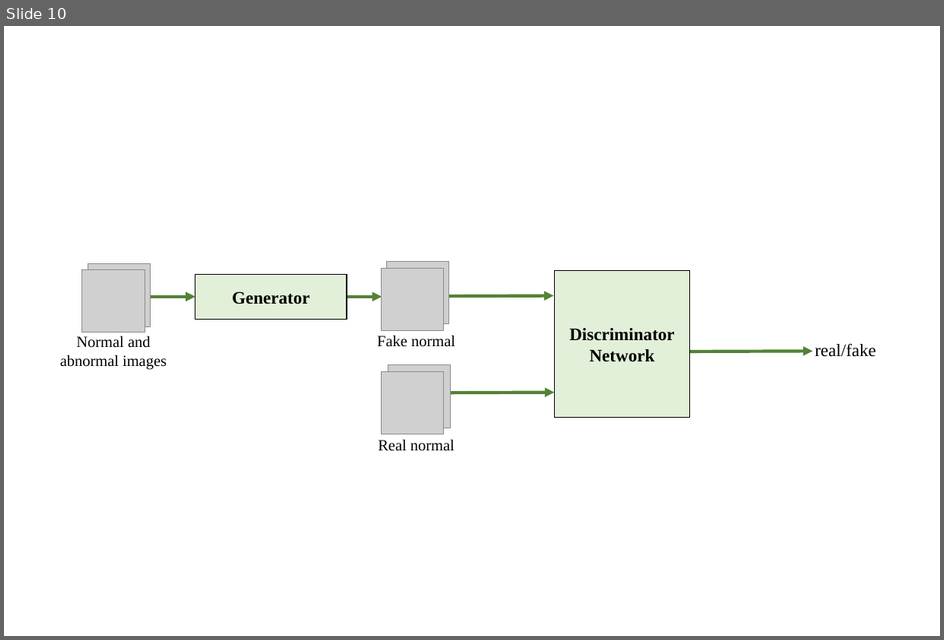
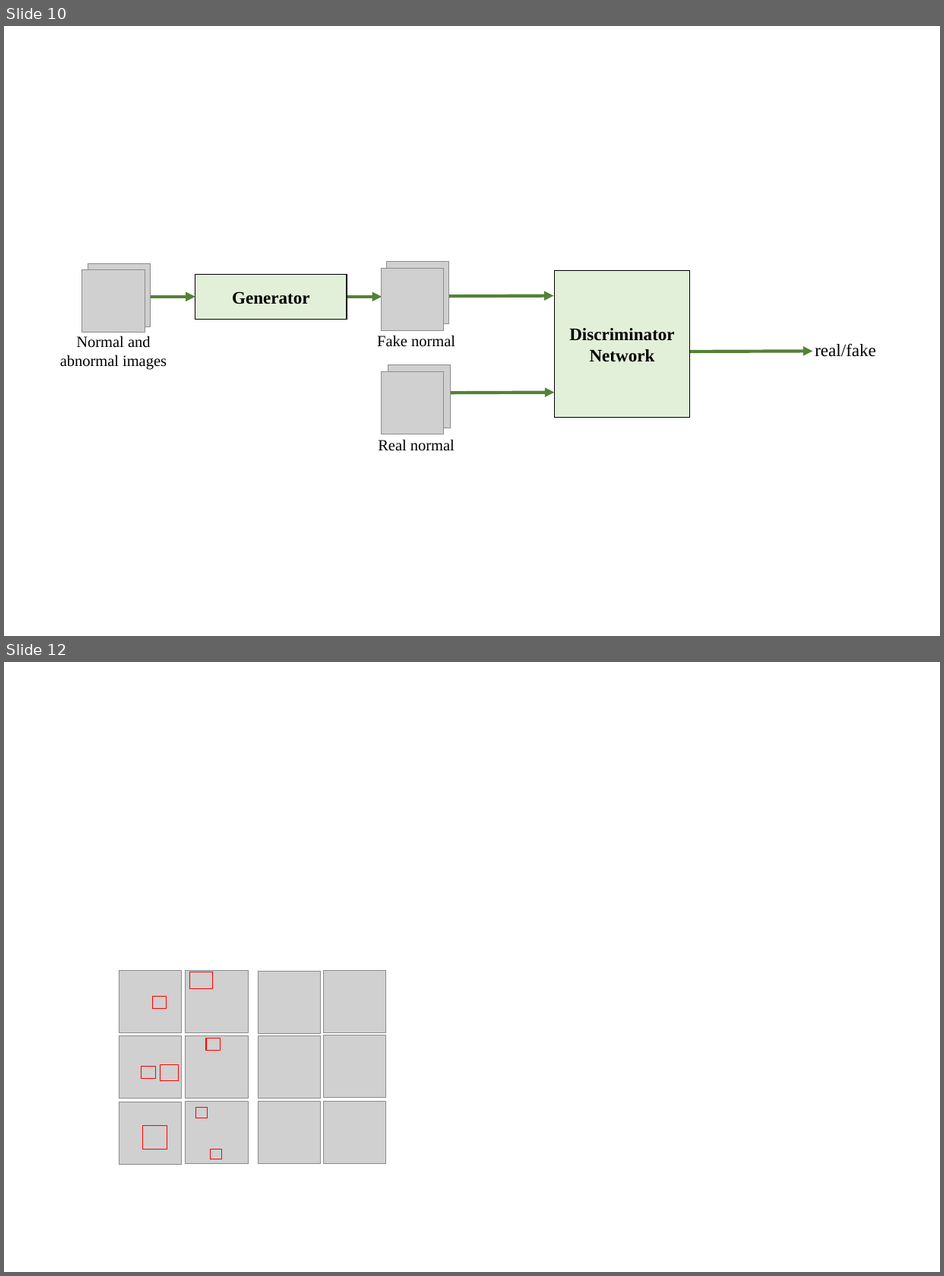
Before and after one commit to zhangrong1722/sysu_graduation_paper, a slide deck: LaTeX/MacOs系统/figure/all_figures.pptx. Shown one above the other, each under a label of ours: slide 10 before the commit, slides 10 and 12 after it; the slides between them are not shown. The pictures are 944x640 and 944x1276 pixels, drawn with LibreOffice and Linux fonts; fonts in the diff are those of the drawing; grey boxes stand for pictures. Boxes give left, top, right and bottom in pixels: in the first picture for what was removed or moved away, otherwise in the second. Text is boxed around its words. In the diff, an @@ line names an element or a change of style, - is before the commit and + after.

```diff
--- a/LaTeX/MacOs系统/figure/all_figures.pptx
+++ b/LaTeX/MacOs系统/figure/all_figures.pptx
@@ slide 12 added at [4,662,940,1272], background #FFFFFF @@
@@ picture added at [120,971,182,1033] @@
@@ picture added at [186,971,249,1033] @@
@@ rectangle added at [190,972,212,988], outline #FF0000 0.8 pt @@
@@ picture added at [259,971,321,1034] @@
@@ picture added at [324,971,386,1033] @@
@@ rectangle added at [152,996,166,1008], outline #FF0000 0.8 pt @@
@@ picture added at [120,1036,182,1098] @@
@@ picture added at [186,1036,249,1098] @@
@@ rectangle added at [206,1038,221,1050], outline #FF0000 0.8 pt @@
@@ picture added at [259,1036,321,1098] @@
@@ picture added at [324,1035,386,1097] @@
@@ rectangle added at [142,1066,156,1078], outline #FF0000 0.8 pt @@
@@ rectangle added at [160,1065,178,1081], outline #FF0000 0.8 pt @@
@@ picture added at [120,1102,182,1164] @@
@@ picture added at [186,1101,249,1164] @@
@@ rectangle added at [196,1107,207,1118], outline #FF0000 0.8 pt @@
@@ picture added at [259,1101,321,1164] @@
@@ picture added at [324,1101,386,1164] @@
@@ rectangle added at [143,1126,167,1149], outline #FF0000 0.8 pt @@
@@ rectangle added at [211,1148,222,1159], outline #FF0000 0.8 pt @@
```
Also in this commit, not shown: 1 slide changed, 1 other slide added, 11 other files.
